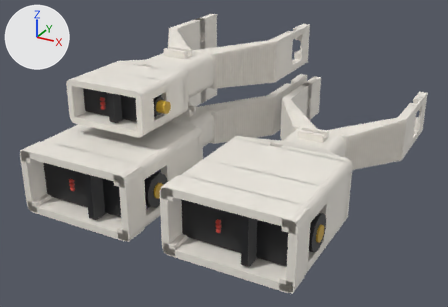
Before and after pictures for a commit that changed the glTF model exports/plate-3-arms.glb.
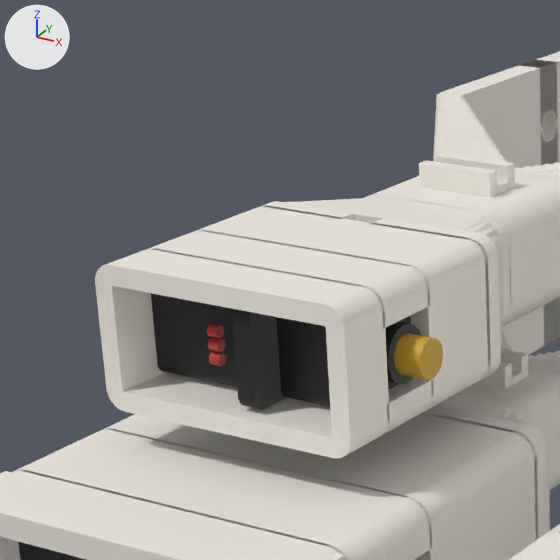
Old and new are each drawn whole from a 50 mm lens placed at (182.7, -305.6, 125.1), pointed at (62.7, -87.6, 16.1) and again close up on the part from 8% to 46% of the width and 0% to 55% of the height. Arrows for +X, +Y and +Z are at upper left; the lights stay in place. The older version's two pictures come first.

The older version as bpy lines, for what is in view:
```python
ob_arm_fore = bpy.data.objects.new('arm-fore', me_arm_fore)
ob_arm_fore.location = (0.0, 0.0, 0.0)
ob_sg90_body_head = bpy.data.objects.new('sg90-body-head', me_sg90_body_head)
ob_sg90_body_head.location = (0.0, 0.0, 0.0)
ob_sg90_boss_head = bpy.data.objects.new('sg90-boss-head', me_sg90_boss_head)
ob_sg90_boss_head.location = (0.0, 0.0, 0.0)
ob_sg90_tabs_head = bpy.data.objects.new('sg90-tabs-head', me_sg90_tabs_head)
ob_sg90_tabs_head.location = (0.0, 0.0, 0.0)
# also in view: 'sg90-spline-head' at (54.8, -121.0, 46.5); 'arm-upper' at (99.5, -77.0, 19.2); 'arm-lower' at (35.8, -77.0, 19.2)
```
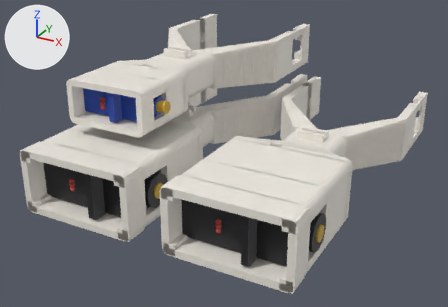
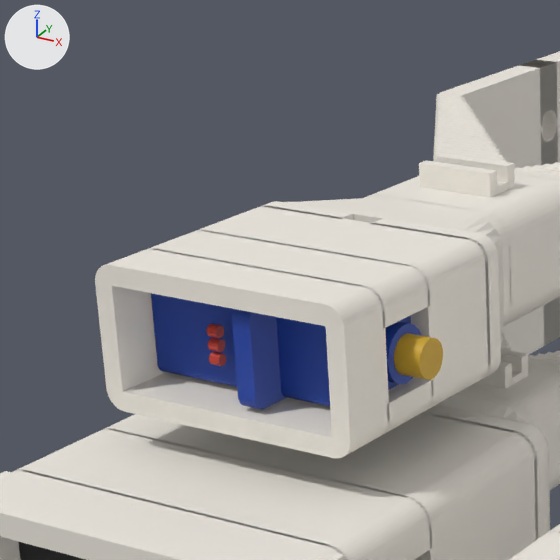
The change in detail:
Material 'sg90-body-head-mat' (mat_sg90_body_head_mat) changes colour from black #1e1f22 to blue #1e44a8; in linear values from (0.013, 0.0137, 0.016) to (0.013, 0.0578, 0.392).
Material 'sg90-tabs-head-mat' (mat_sg90_tabs_head_mat) changes colour from black #1e1f22 to blue #1e44a8; in linear values from (0.013, 0.0137, 0.016) to (0.013, 0.0578, 0.392).
Material 'sg90-boss-head-mat' (mat_sg90_boss_head_mat) changes colour from black #1e1f22 to blue #1e44a8; in linear values from (0.013, 0.0137, 0.016) to (0.013, 0.0578, 0.392).

What differs and where, as boxes (x1, y1, x2, y2) in the close-ups (560 x 560 px):
'sg90-body-head', recoloured (black to blue): (151, 293, 411, 406) in both
'sg90-tabs-head', recoloured (black to blue): (232, 309, 287, 409) in both
'sg90-boss-head', recoloured (black to blue): (385, 322, 421, 384) in both
